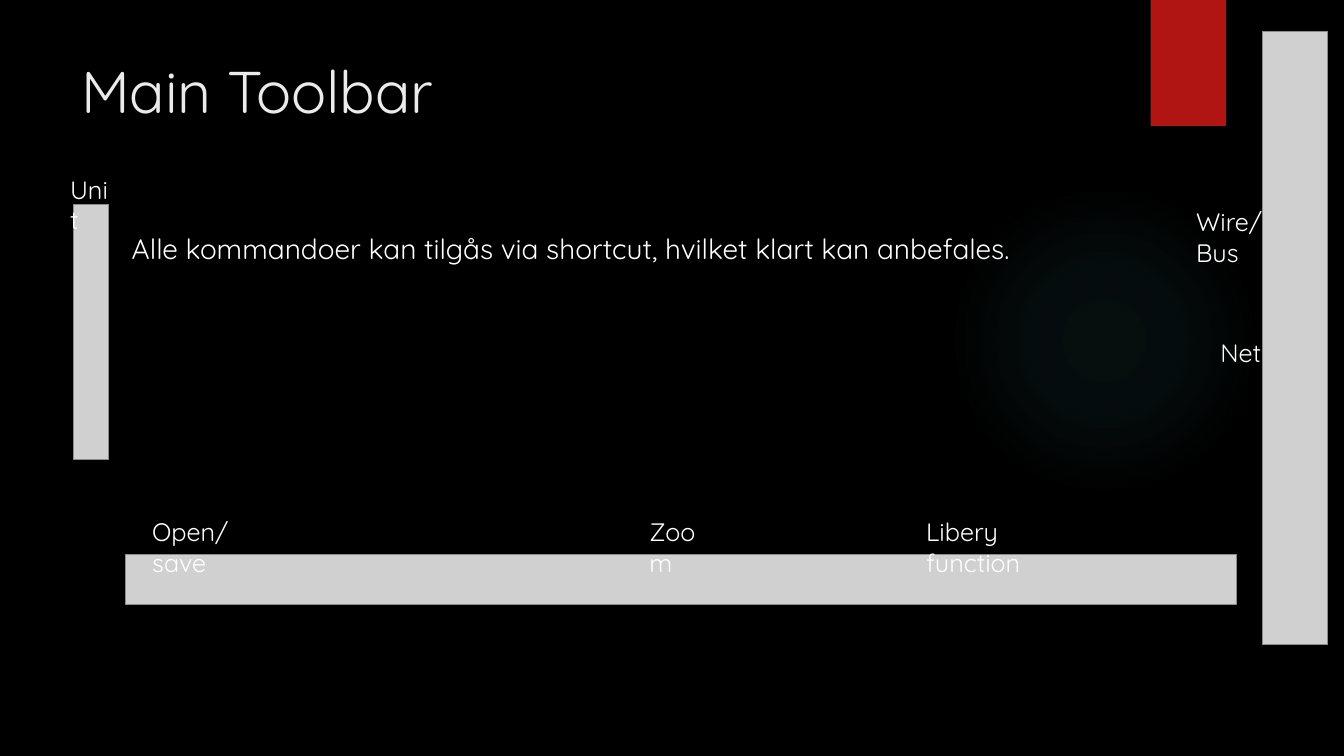
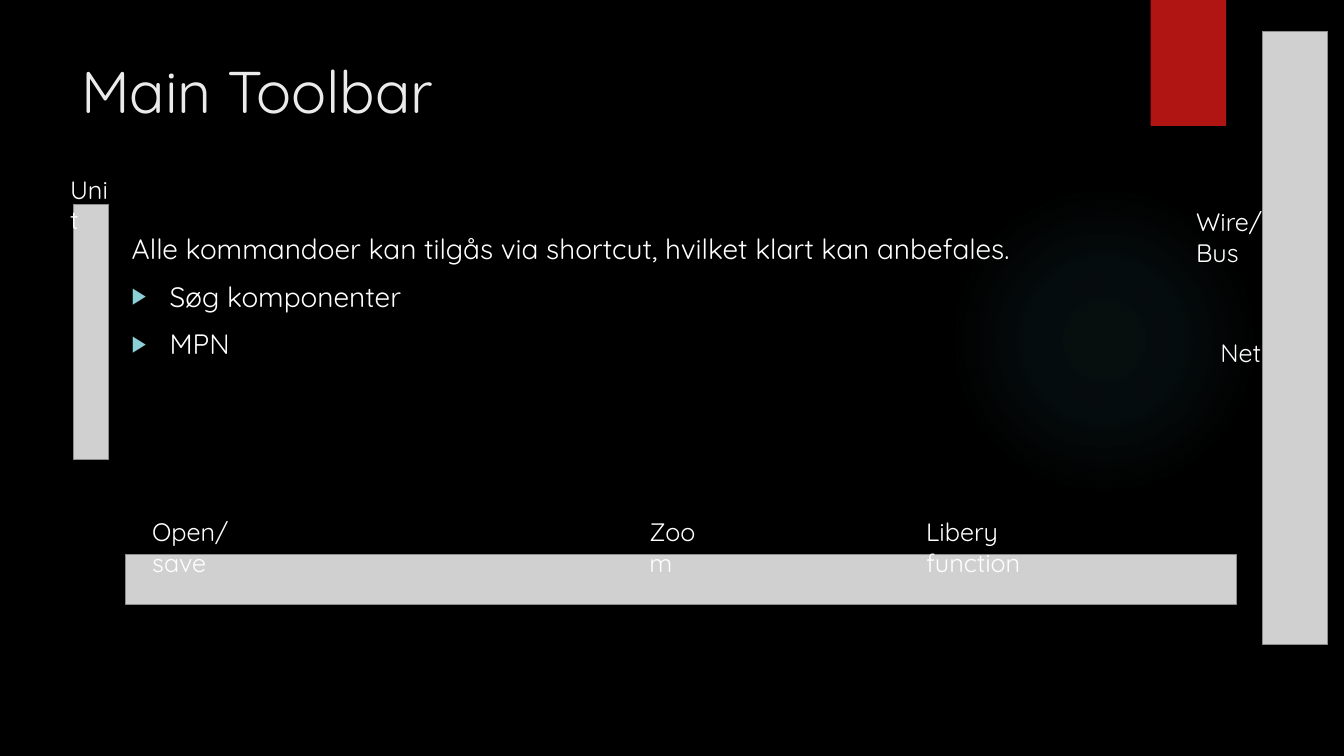
Before and after one commit to gert-lauritsen/Kicad2024, a slide deck: slide 6 of Kicad 2024.pptx. Drawn at 1344x756 pixels with LibreOffice and Linux fonts; fonts in the diff are those of the drawing; grey boxes stand for pictures; background and template pictures are left out. Boxes give left, top, right and bottom in pixels: in the first picture for what was removed or moved away, otherwise in the second. Text is boxed around its words. In the diff, an @@ line names an element or a change of style, - is before the commit and + after.

```diff
--- a/Kicad 2024.pptx
+++ b/Kicad 2024.pptx
@@ text at <box>170,286,401,354</box>: paragraphs added @@
+▶ Søg komponenter
+▶ MPN
```
Also in this commit, not shown: 2 other slides changed, 55 other files.
